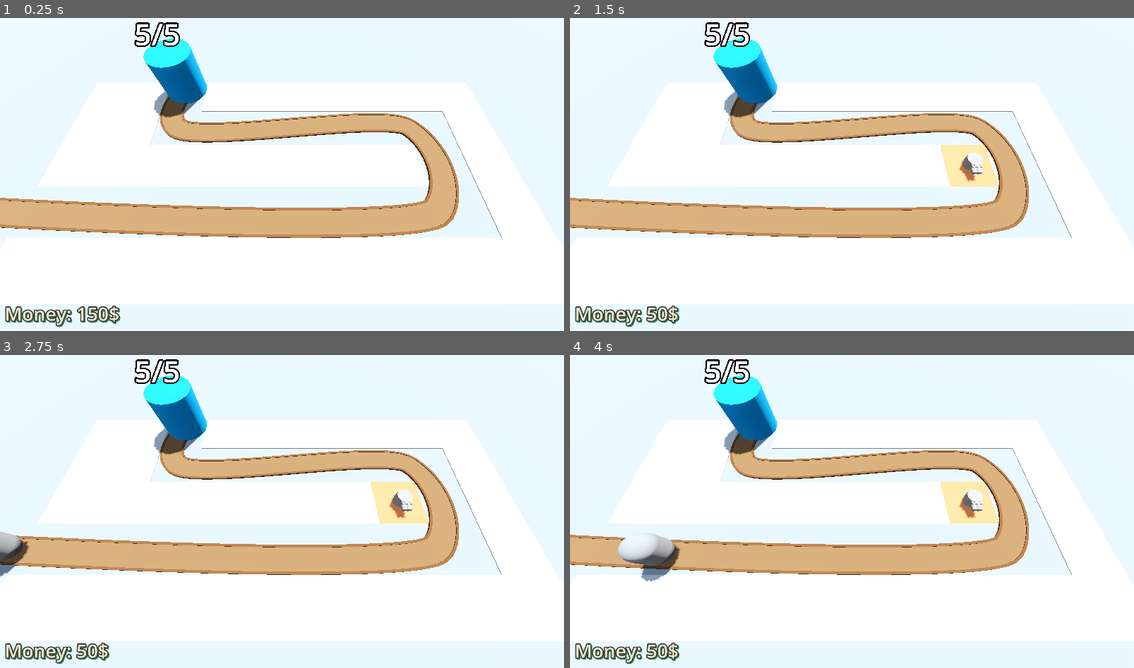
Above: before the commit, frames 1-4 (two rows, left to right).
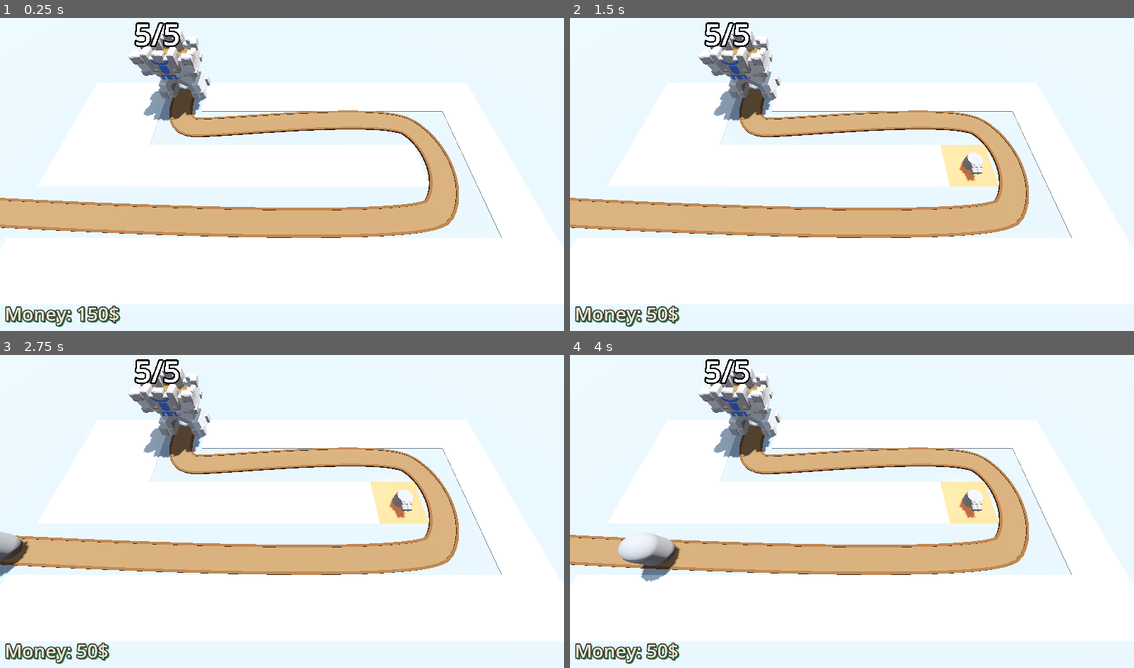
Above: after the commit, the same moments.

Repository: Assasquid/barbarian_blaster
Game: Godot game, scene res://Scenes/base_level.tscn
The game is run twice, just before and just after one commit, with the same random seed, the same clock (stepped at 60 frames per second) and the same inputs.
Inputs (mouse positions are in pixels of both pictures, inside the frame that each line leads up to):
- Up to frame 1 (0.25 s): no input
- Up to frame 2 (1.5 s): tap Enter at 0.5 s; move the mouse to (976, 155) at 0.52 s; press the mouse at (976, 155) at 0.53 s; tap Space at 1.25 s; move the mouse to (739, 187) at 1.27 s; release the mouse at (739, 187) at 1.28 s; click (739, 187) at 1.35 s
- Up to frame 3 (2.75 s): tap Enter at 2 s; move the mouse to (338, 439) at 2.02 s; press the mouse at (338, 439) at 2.03 s
- Up to frame 4 (4 s): move the mouse to (823, 574) at 2.77 s; release the mouse at (823, 574) at 2.78 s; click (823, 574) at 2.85 s; move the mouse to (1021, 558) at 3.52 s; press the mouse at (1021, 558) at 3.53 s

The runs differ from the first frame. In frame 1, 4.0% of the frame differs, in the area x 5-82%, y 4-71%; in frame 2, 4.0%; in frame 3, 4.0%; in frame 4, 4.0%.

Commit message:
Set up new visual assets.

Diff:
--- a/Scenes/base.tscn
+++ b/Scenes/base.tscn
@@ -1,20 +1,13 @@
 [gd_scene load_steps=3 format=3 uid="uid://c45xr63uqvc0c"]
 
 [ext_resource type="Script" path="res://Scripts/base.gd" id="1_p6f0b"]
-
-[sub_resource type="StandardMaterial3D" id="StandardMaterial3D_ouf60"]
-albedo_color = Color(0, 0.596078, 0.870588, 1)
+[ext_resource type="PackedScene" uid="uid://cq821da583fty" path="res://Assets/Base.glb" id="2_s5254"]
 
 [node name="Base" type="Node3D" groups=["base"]]
 transform = Transform3D(1, 0, 0, 0, 1, 0, 0, 0, 1, -10, 0, -7)
 script = ExtResource("1_p6f0b")
 
-[node name="CSGCylinder3D" type="CSGCylinder3D" parent="."]
-transform = Transform3D(1, 0, 0, 0, 1, 0, 0, 0, 1, 0, 2, 0)
-radius = 2.0
-height = 4.0
-sides = 32
-material = SubResource("StandardMaterial3D_ouf60")
+[node name="Base" parent="." instance=ExtResource("2_s5254")]
 
 [node name="Label3D" type="Label3D" parent="."]
 transform = Transform3D(1, 0, 0, 0, 1, 0, 0, 0, 1, 0, 5.5, 0)
--- a/Scenes/base_level.tscn
+++ b/Scenes/base_level.tscn
@@ -29,7 +29,7 @@
 
 [sub_resource type="Curve3D" id="Curve3D_xk1yg"]
 _data = {
-"points": PackedVector3Array(0, 0, 0, 0, 0, 0, -24, 0, 6, -2, 0, 2, 2, 0, -2, 12, 0, 6, 2, 0, 2, -2, 0, -2, 12, 0, -2, 2, 0, 2, -2, 0, -2, -10, 0, -2, 0, 0, 0, 0, 0, 0, -10, 0, -7),
+"points": PackedVector3Array(0, 0, 0, 0, 0, 0, -24, 0, 6, -2, 0, 2, 2, 0, -2, 12, 0, 6, 2, 0, 2, -2, 0, -2, 12, 0, -2, 3, 0, 0, -3, 0, 0, -8, 0, -2, 0, 0, 0, 0, 0, 0, -10, 0, -7),
 "tilts": PackedFloat32Array(0, 0, 0, 0, 0)
 }
 point_count = 5
--- a/Scripts/victory_layer.gd
+++ b/Scripts/victory_layer.gd
@@ -6,6 +6,7 @@
 @onready var star_2: TextureRect = %Star2
 @onready var star_3: TextureRect = %Star3
 @onready var health_label: Label = %HealthLabel
+@onready var money_label: Label = %MoneyLabel
 
 @onready var base = get_tree().get_first_node_in_group("base")
 @onready var bank = get_tree().get_first_node_in_group("bank")
@@ -18,7 +19,7 @@
 		health_label.visible = true
 	if bank.money >= money_goal:
 		star_3.modulate = Color.WHITE
-
+		money_label.visible = true
 
 
 func _on_retry_button_pressed() -> void:
Binary file added: Assets/Base.glb
Not shown, added: Assets/Base.glb.import
Binary file added: Assets/Base_Castle-metallic.png-Castle-roughness.png
Not shown, added: Assets/Base_Castle-metallic.png-Castle-roughness.png.import
Binary file added: Assets/Base_castle-colour-palette.png
Not shown, added: Assets/Base_castle-colour-palette.png.import
Binary file added: Assets/Cannon.glb
Not shown, added: Assets/Cannon.glb.import
Binary file added: Assets/Cannon_Castle-metallic.png-Castle-roughness.png
Not shown, added: Assets/Cannon_Castle-metallic.png-Castle-roughness.png.import
Binary file added: Assets/Cannon_castle-colour-palette.png
Not shown, added: Assets/Cannon_castle-colour-palette.png.import
(and 18 more such lines)
